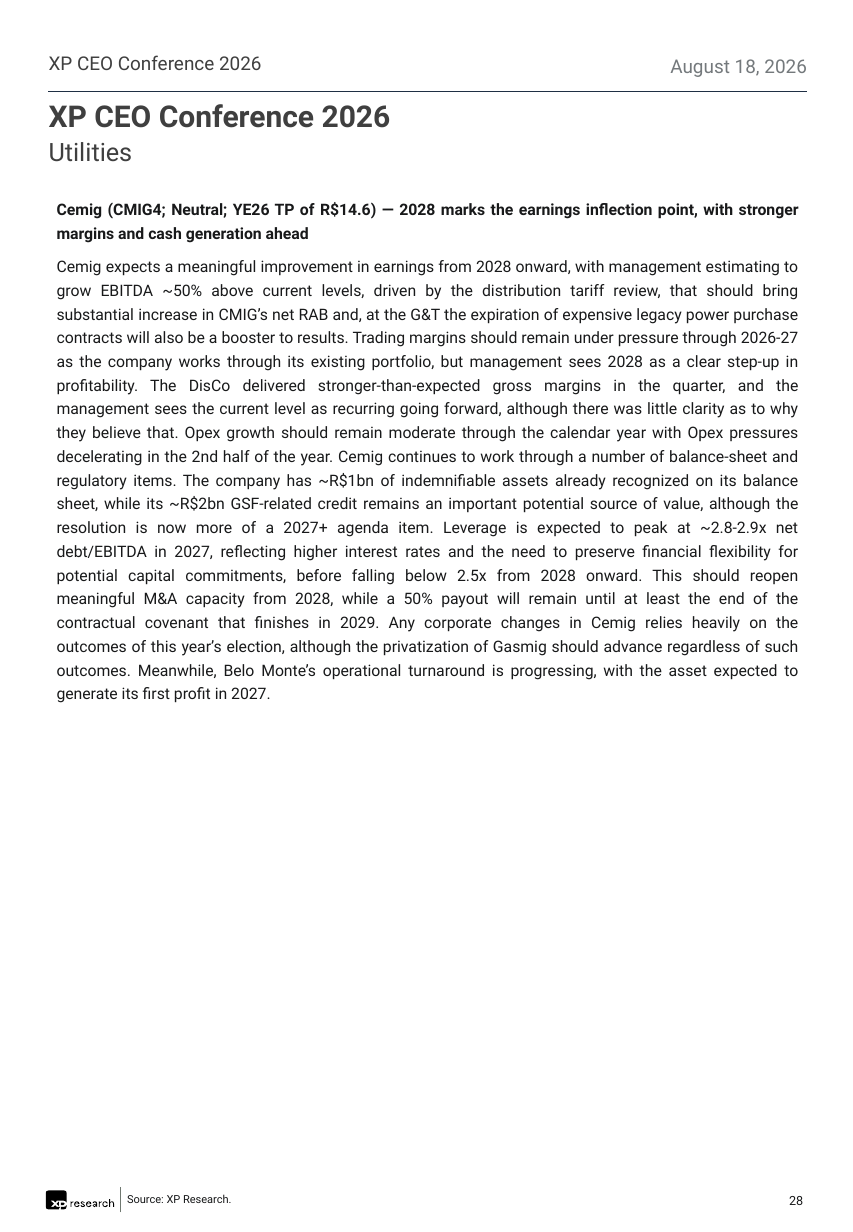
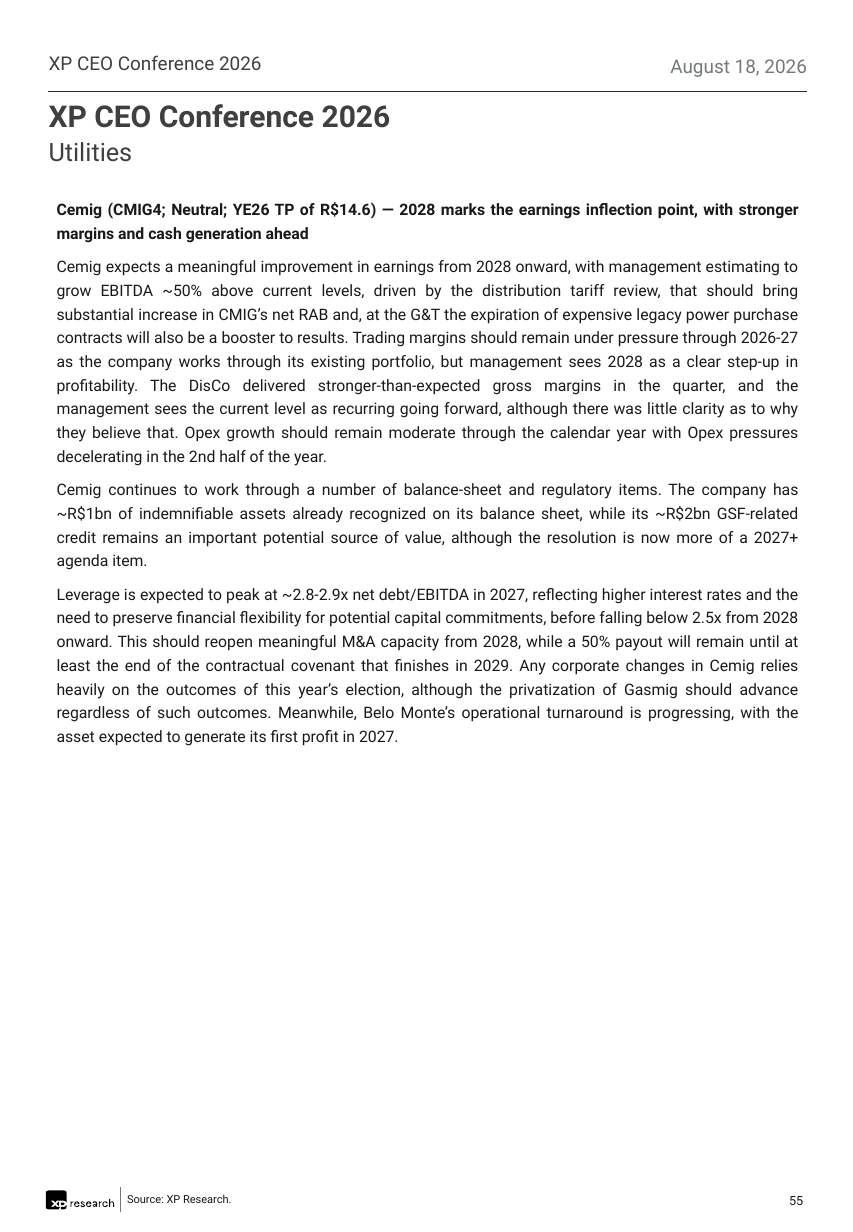
Before and after one commit to CaioLSouza/datasets, a slide deck: slide 55 of ceo_conference_2026/Feedback XP CEO Conference 2026.pptx (slide 28 before the commit). Drawn at 853x1232 pixels with LibreOffice and Linux fonts; fonts in the diff are those of the drawing. Boxes give left, top, right and bottom in pixels: in the first picture for what was removed or moved away, otherwise in the second. Text is boxed around its words. In the diff, an @@ line names an element or a change of style, - is before the commit and + after.

```diff
--- a/ceo_conference_2026/Feedback XP CEO Conference 2026.pptx
+++ b/ceo_conference_2026/Feedback XP CEO Conference 2026.pptx
@@ text at (x1=57, y1=260, x2=799, y2=746): text changed @@
-Cemig expects a meaningful improvement in earnings from 2028 onward, with management estimating to grow EBITDA ~50% above current levels, driven by the distribution tariff review, that should bring substantial increase in CMIG’s net RAB and, at the G&T the expiration of expensive legacy power purchase contracts will also be a booster to results. Trading margins should remain under pressure through 2026-27 as the company works through its existing portfolio, but management sees 2028 as a clear step-up in profitability. The DisCo delivered stronger-than-expected gross margins in the quarter, and the management sees the current level as recurring going forward, although there was little clarity as to why they believe that. Opex growth should remain moderate through the calendar year with Opex pressures decelerating in the 2nd half of the year. Cemig continues to work through a number of balance-sheet and regulatory items. The company has ~R$1bn of indemnifiable assets already recognized on its balance sheet, while its ~R$2bn GSF-related credit remains an important potential source of value, although the resolution is now more of a 2027+ agenda item. Leverage is expected to peak at ~2.8-2.9x net debt/EBITDA in 2027, reflecting higher interest rates and the need to preserve financial flexibility for potential capital commitments, before falling below 2.5x from 2028 onward. This should reopen meaningful M&A capacity from 2028, while a 50% payout will remain until at least the end of the contractual covenant that finishes in 2029. Any corporate changes in Cemig relies heavily on the outcomes of this year’s election, although the privatization of Gasmig should advance regardless of such outcomes. Meanwhile, Belo Monte’s operational turnaround is progressing, with the asset expected to generate its first profit in 2027.
+Cemig expects a meaningful improvement in earnings from 2028 onward, with management estimating to grow EBITDA ~50% above current levels, driven by the distribution tariff review, that should bring substantial increase in CMIG’s net RAB and, at the G&T the expiration of expensive legacy power purchase contracts will also be a booster to results. Trading margins should remain under pressure through 2026-27 as the company works through its existing portfolio, but management sees 2028 as a clear step-up in profitability. The DisCo delivered stronger-than-expected gross margins in the quarter, and the management sees the current level as recurring going forward, although there was little clarity as to why they believe that. Opex growth should remain moderate through the calendar year with Opex pressures decelerating in the 2nd half of the year.
+Cemig continues to work through a number of balance-sheet and regulatory items. The company has ~R$1bn of indemnifiable assets already recognized on its balance sheet, while its ~R$2bn GSF-related credit remains an important potential source of value, although the resolution is now more of a 2027+ agenda item.
+Leverage is expected to peak at ~2.8-2.9x net debt/EBITDA in 2027, reflecting higher interest rates and the need to preserve financial flexibility for potential capital commitments, before falling below 2.5x from 2028 onward. This should reopen meaningful M&A capacity from 2028, while a 50% payout will remain until at least the end of the contractual covenant that finishes in 2029. Any corporate changes in Cemig relies heavily on the outcomes of this year’s election, although the privatization of Gasmig should advance regardless of such outcomes. Meanwhile, Belo Monte’s operational turnaround is progressing, with the asset expected to generate its first profit in 2027.
@@ page number at (x1=789, y1=1196, x2=803, y2=1205): text changed @@
-28
+55
```
Also in this commit, not shown: 18 other slides changed, 28 slides added.
